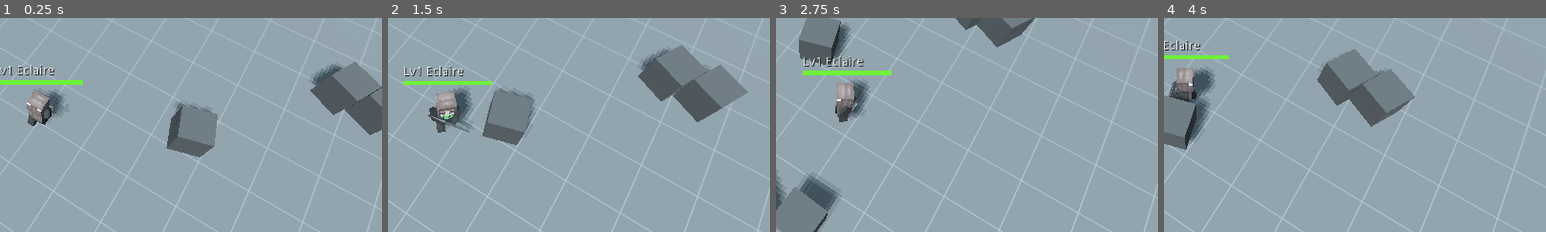
Above: before the commit, frames 1-4 (left to right).
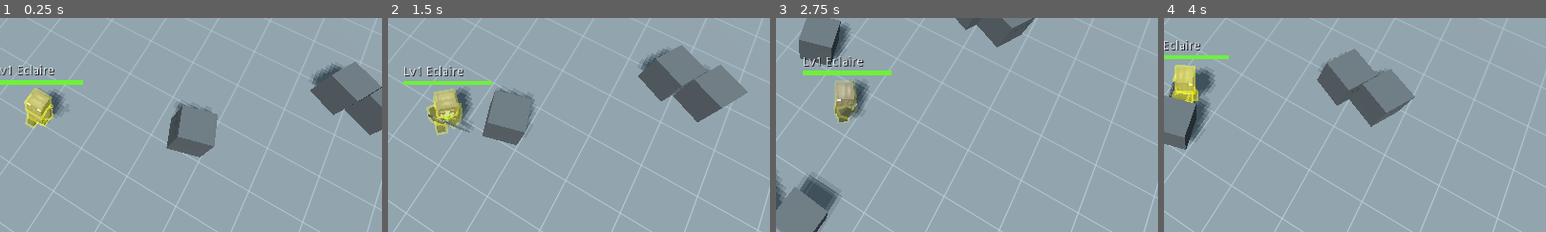
Above: after the commit, the same moments.

Repository: khairul169/PixelGunner
Game: Godot game, scene res://scenes/world.tscn
Two runs of this game, one before a commit and one after it. Both use one fixed random seed, a clock stepped at 60 frames per second and the inputs below.
Inputs:
- Up to frame 1 (0.25 s): no input
- Up to frame 2 (1.5 s): hold D 0.53-1.28 s; tap Space at 0.77 s; hold S from 1.28 s (still down)
- Up to frame 3 (2.75 s): tap Space at 1.52 s; release S at 2.03 s; hold D from 2.03 s (still down)
- Up to frame 4 (4 s): release D at 2.78 s; hold W 2.78-3.53 s; tap Space at 3.02, 3.77 s; hold A from 3.53 s (still down)
The pictures show only the part of the screen within x 45-95%, y 28-78%; the shares and areas given below are measured in that part.

The runs differ from the first frame. In frame 1, 1.1% of the frame differs, in the area x 6-14%, y 32-52%; in frame 2, 1.4%, in the area x 10-20%, y 33-55%; in frame 3, 0.5%; in frame 4, 1.0%.

Commit message:
save player material

Diff:
--- a/models/player/mat_overlay.tres
+++ b/models/player/mat_overlay.tres
@@ -1,11 +1,27 @@
-[gd_resource type="SpatialMaterial" format=2]
+[gd_resource type="ShaderMaterial" load_steps=2 format=2]
+
+[sub_resource type="Shader" id=1]
+code = "shader_type spatial;
+render_mode blend_mix,depth_draw_opaque,cull_front,diffuse_burley,specular_schlick_ggx;
+uniform vec4 albedo : hint_color;
+uniform vec4 emission : hint_color;
+uniform float emission_energy;
+uniform float speed = 1.0;
+
+void fragment() {
+	vec2 base_uv = UV;
+	ALBEDO = albedo.rgb;
+	METALLIC = 0.0;
+	ROUGHNESS = 1.0;
+	SPECULAR = 0.0;
+	EMISSION = emission.rgb * emission_energy;
+	ALPHA = (albedo.a * 0.2) + ((sin(TIME * speed) + 1.0) / 2.0 * albedo.a * 0.8);
+}
+"
 
 [resource]
-flags_transparent = true
-params_cull_mode = 1
-albedo_color = Color( 1, 0.862745, 0.113725, 0.290196 )
-emission_enabled = true
-emission = Color( 0.913725, 0.619608, 0.0431373, 1 )
-emission_energy = 1.0
-emission_operator = 0
-emission_on_uv2 = false
+shader = SubResource( 1 )
+shader_param/albedo = Color( 1, 0.862745, 0.113725, 0.517647 )
+shader_param/emission = Color( 0.913725, 0.619608, 0.0431373, 1 )
+shader_param/emission_energy = 1.0
+shader_param/speed = 2.0
--- a/models/player/overlay.tscn
+++ b/models/player/overlay.tscn
@@ -1,32 +1,8 @@
-[gd_scene load_steps=4 format=2]
+[gd_scene load_steps=3 format=2]
 
-[sub_resource type="Shader" id=1]
-code = "shader_type spatial;
-render_mode blend_mix,depth_draw_opaque,cull_front,diffuse_burley,specular_schlick_ggx;
-uniform vec4 albedo : hint_color;
-uniform vec4 emission : hint_color;
-uniform float emission_energy;
-uniform float speed = 1.0;
+[ext_resource path="res://models/player/mat_overlay.tres" type="Material" id=1]
 
-void fragment() {
-	vec2 base_uv = UV;
-	ALBEDO = albedo.rgb;
-	METALLIC = 0.0;
-	ROUGHNESS = 1.0;
-	SPECULAR = 0.0;
-	EMISSION = emission.rgb * emission_energy;
-	ALPHA = (albedo.a * 0.2) + ((sin(TIME * speed) + 1.0) / 2.0 * albedo.a * 0.8);
-}
-"
-
-[sub_resource type="ShaderMaterial" id=2]
-shader = SubResource( 1 )
-shader_param/albedo = Color( 1, 0.862745, 0.113725, 0.517647 )
-shader_param/emission = Color( 0.913725, 0.619608, 0.0431373, 1 )
-shader_param/emission_energy = 1.0
-shader_param/speed = 2.0
-
-[sub_resource type="ArrayMesh" id=3]
+[sub_resource type="ArrayMesh" id=1]
 surfaces/0 = {
 "aabb": AABB( -0.547012, -0.057735, -0.328195, 1.09402, 1.95236, 0.6564 ),
 "array_data": PoolByteArray( 214, 59, 178, 190, 162, 130, 242, 63, 41, 9, 168, 62, 129, 0, 0, 0, 0, 0, 127, 127, 8, 48, …(35363 unchanged characters)…
@@ -40,6 +16,6 @@
 }
 
 [node name="overlay" type="MeshInstance"]
-material_override = SubResource( 2 )
-mesh = SubResource( 3 )
+material_override = ExtResource( 1 )
+mesh = SubResource( 1 )
 material/0 = null
--- a/models/player/player.tscn
+++ b/models/player/player.tscn
@@ -21,7 +21,6 @@
 material_override = SubResource( 1 )
 
 [node name="overlay" parent="Armature/Skeleton" index="3" instance=ExtResource( 4 )]
-visible = false
 
 [node name="AnimationPlayer" parent="." index="1"]
 autoplay = "idle"
